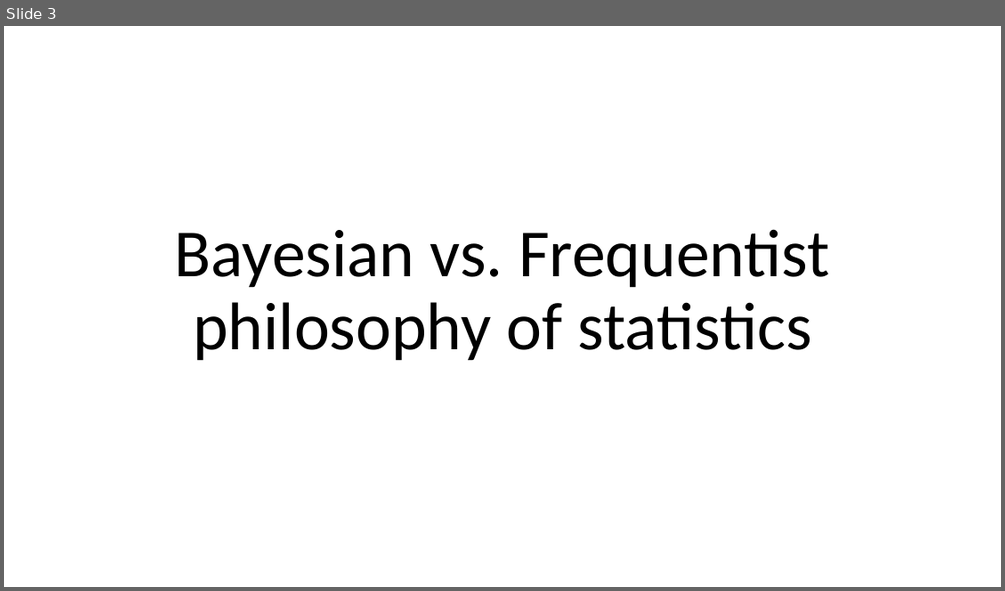
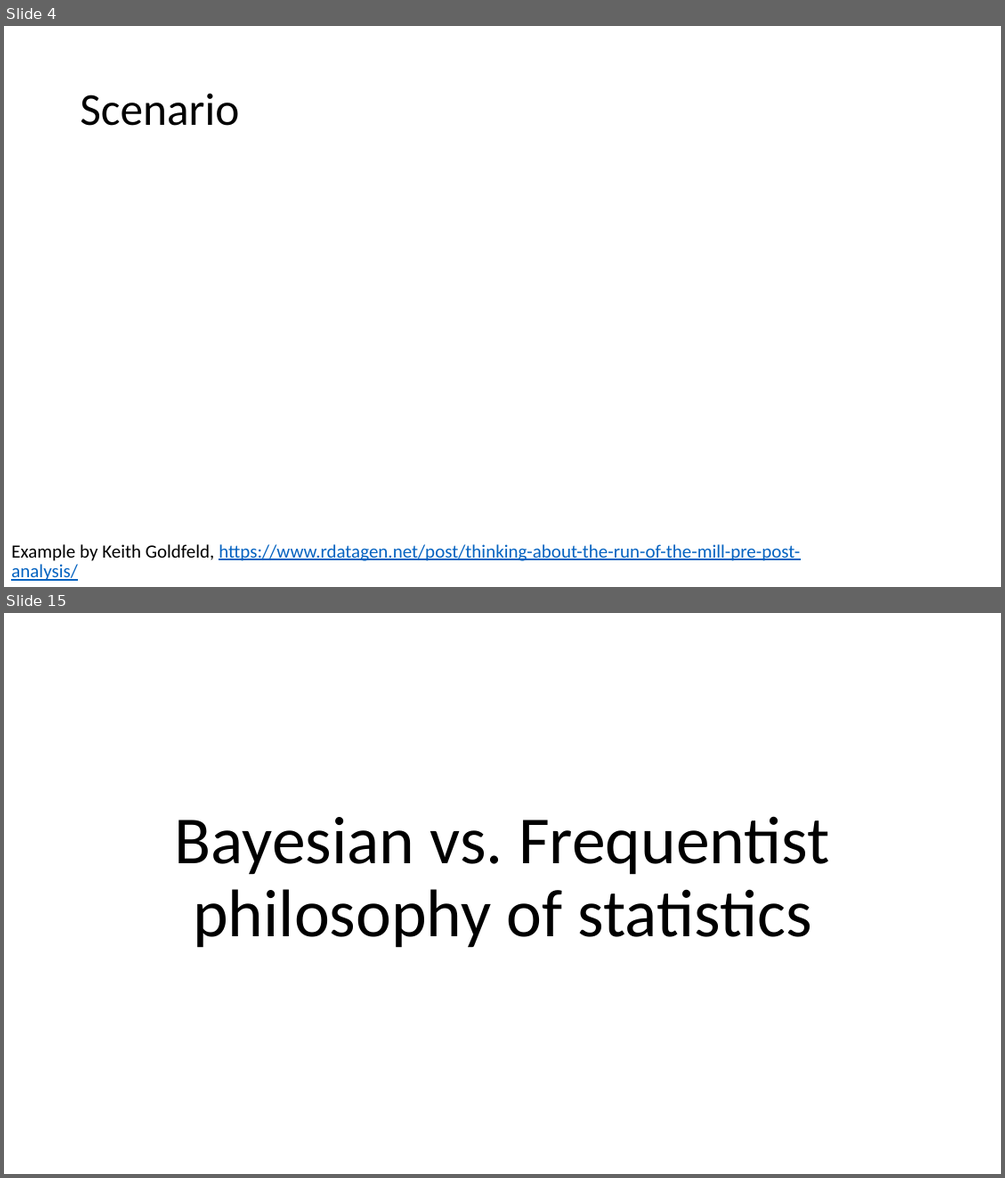
Before and after one commit to julianquandt/M3-brms-intro, a slide deck: intro_to_brms.pptx. Shown one above the other, each under a label of ours: slide 3 before the commit, slides 4 and 15 after it; the slides between them are not shown. The pictures are 1005x591 and 1005x1178 pixels, drawn with LibreOffice and Linux fonts; fonts in the diff are those of the drawing; grey boxes stand for pictures. Boxes give left, top, right and bottom in pixels: in the first picture for what was removed or moved away, otherwise in the second. Text is boxed around its words. In the diff, an @@ line names an element or a change of style, - is before the commit and + after.

```diff
--- a/intro_to_brms.pptx
+++ b/intro_to_brms.pptx
@@ slide 4 added at [4, 26, 1001, 587], background #FFFFFF @@
@@ title added at [80, 93, 239, 126], 44 pt, text #000000 @@
+Scenario
@@ text added at [11, 544, 800, 580], 18 pt, text #0563C1, underline @@
+Example by Keith Goldfeld, https://www.rdatagen.net/post/thinking-about-the-run-of-the-mill-pre-post-analysis/
@@ what was slide 3 is now slide 15 @@
```
Also in this commit, not shown: 3 slides changed, 12 other slides added, 2 slides removed.
